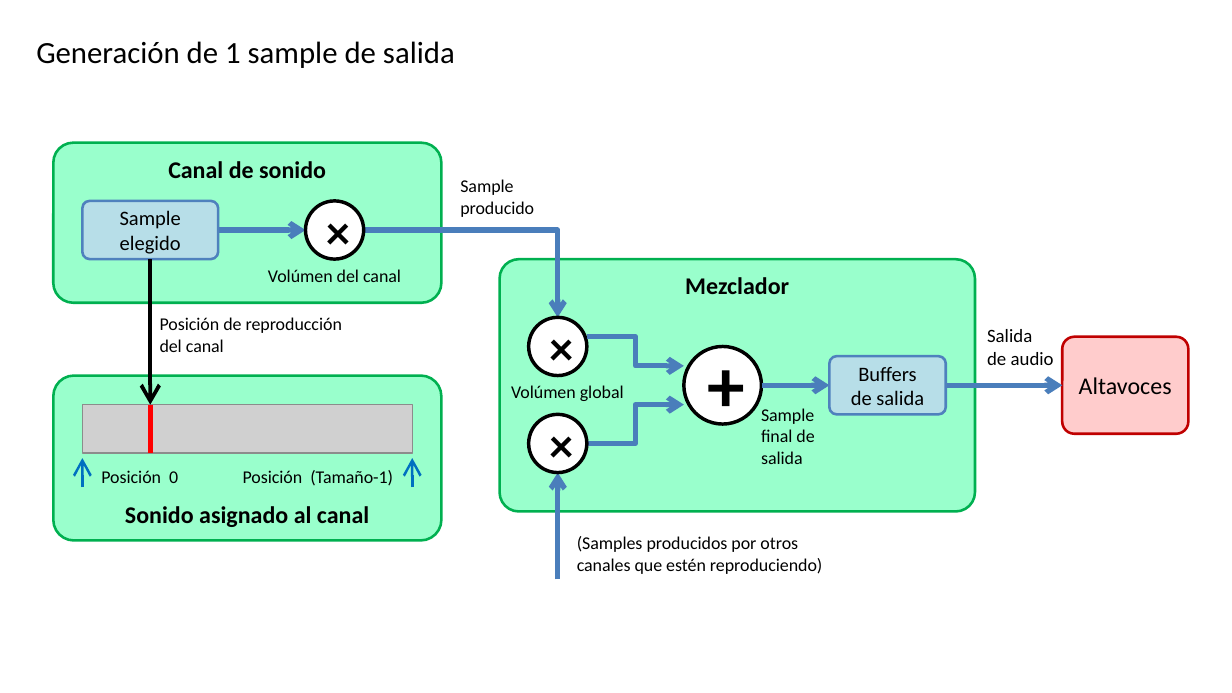
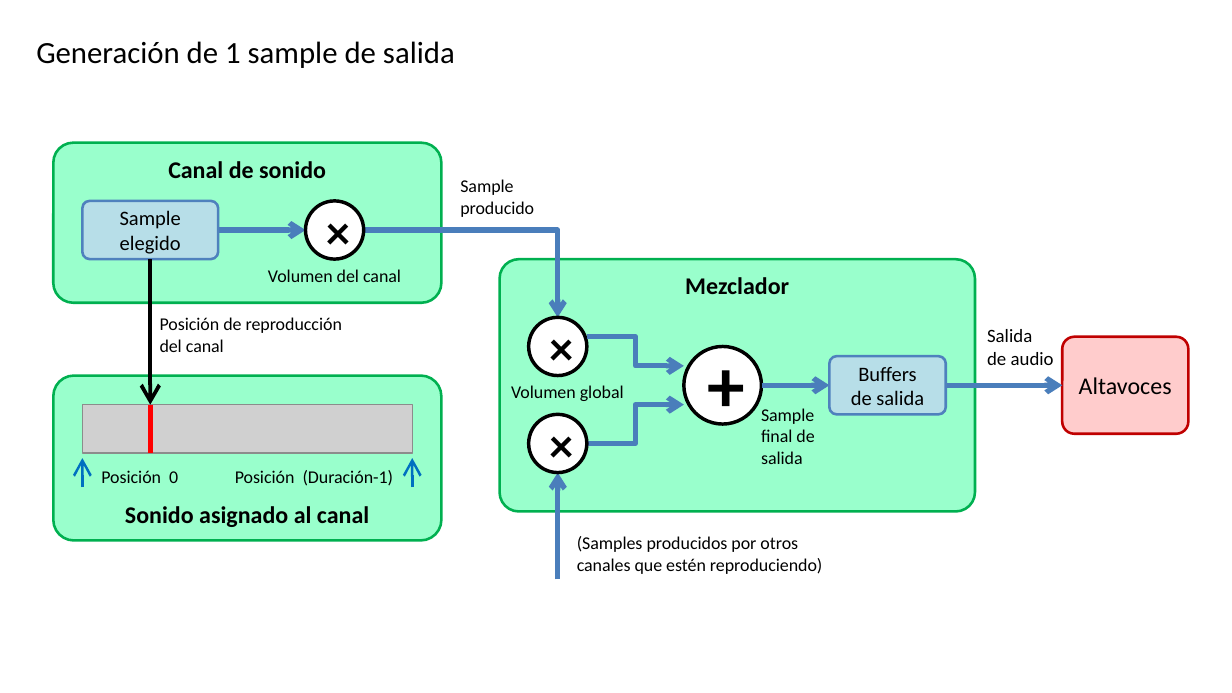
Before and after one commit to vircon32/Vircon32Documents, a slide deck: slide 7 of Specification/Spanish/Editable source images/Imágenes Spec Parte 5 - SPU.pptx. Drawn at 1232x693 pixels with LibreOffice and Linux fonts; fonts in the diff are those of the drawing; grey boxes stand for pictures. Boxes give left, top, right and bottom in pixels: in the first picture for what was removed or moved away, otherwise in the second. Text is boxed around its words. In the diff, an @@ line names an element or a change of style, - is before the commit and + after.

```diff
--- a/Specification/Spanish/Editable source images/Imágenes Spec Parte 5 - SPU.pptx
+++ b/Specification/Spanish/Editable source images/Imágenes Spec Parte 5 - SPU.pptx
@@ text at bbox=[268, 269, 401, 282]: text changed @@
-Volúmen del canal
+Volumen del canal
@@ text at bbox=[511, 385, 624, 401]: text changed @@
-Volúmen global
+Volumen global
@@ text at bbox=[235, 470, 394, 486]: text changed @@
-Posición (Tamaño-1)
+Posición (Duración-1)
```
Also in this commit, not shown: 1 other slide changed, 2 other files.
